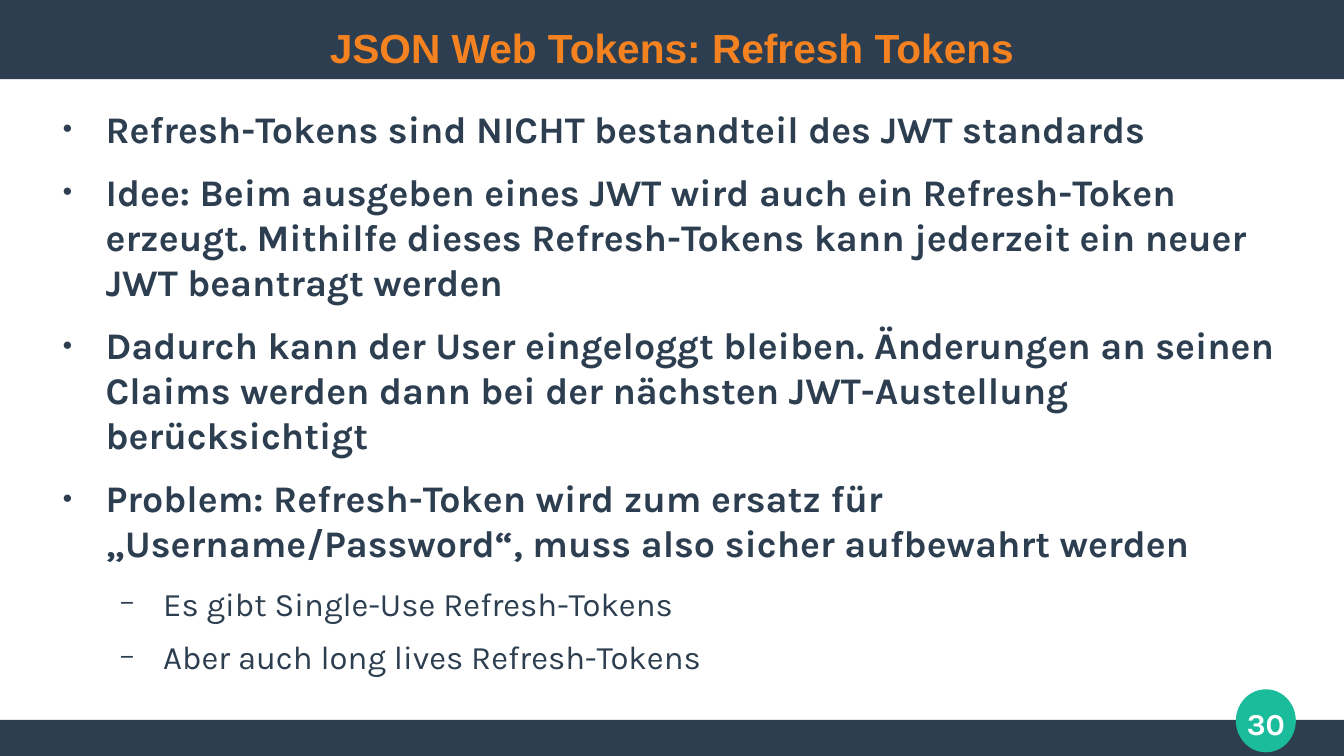
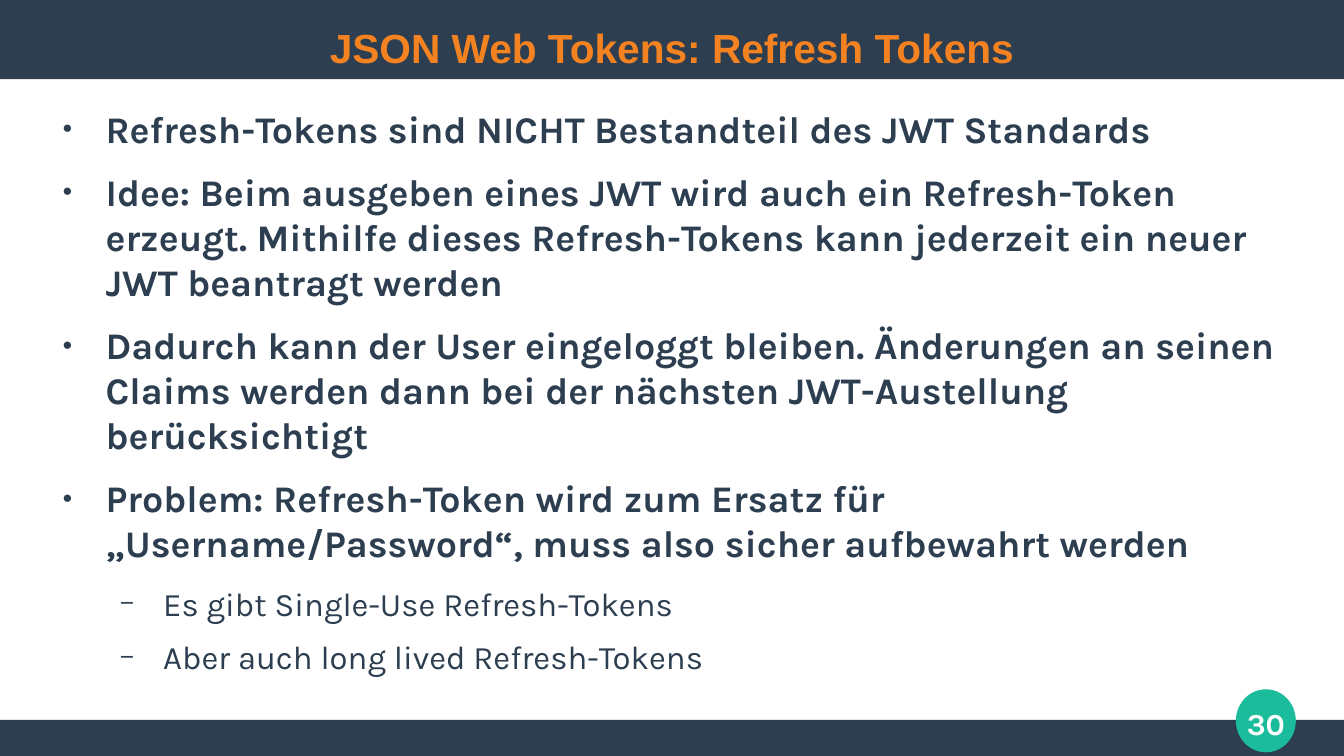
Before and after one commit to ghandmann/HS-AlbSig-WebAnwendungen2, a slide deck: slide 30 of Kapitel/07_Authentication.odp. Drawn at 1344x756 pixels with LibreOffice and Linux fonts; fonts in the diff are those of the drawing. Boxes give left, top, right and bottom in pixels: in the first picture for what was removed or moved away, otherwise in the second. Text is boxed around its words. In the diff, an @@ line names an element or a change of style, - is before the commit and + after.

Commit message:
fixed some typos

```diff
--- a/Kapitel/07_Authentication.odp
+++ b/Kapitel/07_Authentication.odp
@@ text at [106, 116, 1151, 144]: text changed @@
-● Refresh-Tokens sind NICHT bestandteil des JWT standards
+● Refresh-Tokens sind NICHT Bestandteil des JWT Standards
@@ text at [106, 485, 1190, 562]: text changed @@
-● Problem: Refresh-Token wird zum ersatz für „Username/Password“, muss also sicher aufbewahrt werden
+● Problem: Refresh-Token wird zum Ersatz für „Username/Password“, muss also sicher aufbewahrt werden
@@ text at [163, 646, 703, 677]: text changed @@
-  − Aber auch long lives Refresh-Tokens
+  − Aber auch long lived Refresh-Tokens
```
Also in this commit, not shown: 3 other slides changed, 1 slide removed.
